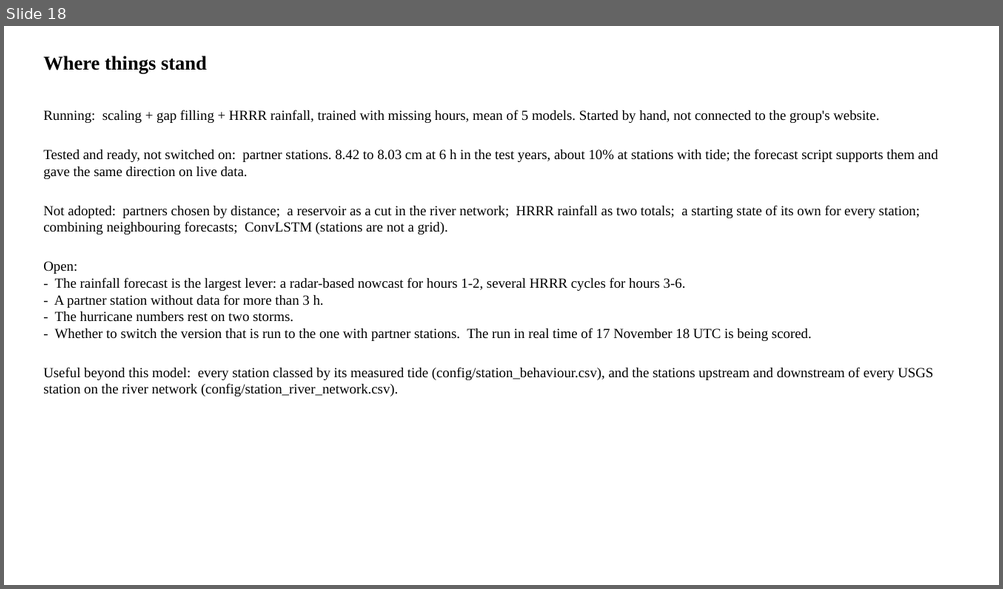
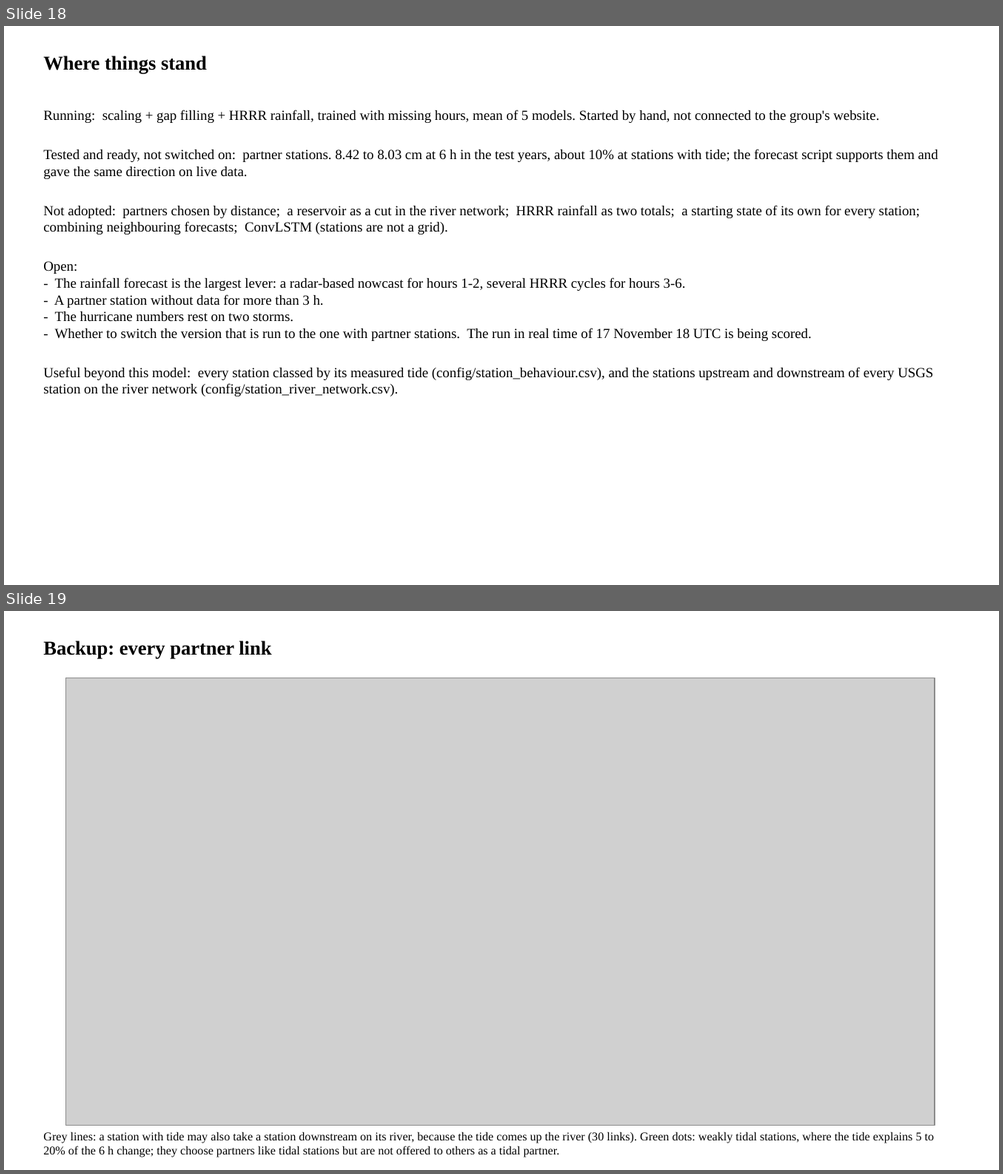
Before and after one commit to LaurenW1997/subdomainLSTM, a slide deck: deliverables/34_since_meeting.pptx. Shown one above the other, each under a label of ours: slide 18 before the commit, slides 18 and 19 after it. The pictures are 1003x589 and 1003x1174 pixels, drawn with LibreOffice and Linux fonts; fonts in the diff are those of the drawing; grey boxes stand for pictures. Boxes give left, top, right and bottom in pixels: in the first picture for what was removed or moved away, otherwise in the second. Text is boxed around its words. In the diff, an @@ line names an element or a change of style, - is before the commit and + after.

```diff
--- a/deliverables/34_since_meeting.pptx
+++ b/deliverables/34_since_meeting.pptx
@@ slide 19 added at (4,611,999,1170), background #FFFFFF @@
@@ text added at (43,641,271,659), 19 pt, text #000000, bold @@
+Backup: every partner link
@@ picture added at (66,678,934,1126) @@
@@ text added at (43,1132,934,1158), 11.5 pt, text #000000 @@
+Grey lines: a station with tide may also take a station downstream on its river, because the tide comes up the river (30 links). Green dots: weakly tidal stations, where the tide explains 5 to 20% of the 6 h change; they choose partners like tidal stations but are not offered to others as a tidal partner.
```
Also in this commit, not shown: 1 slide changed, 1 other slide added, 1 slide removed, 3 other files.
